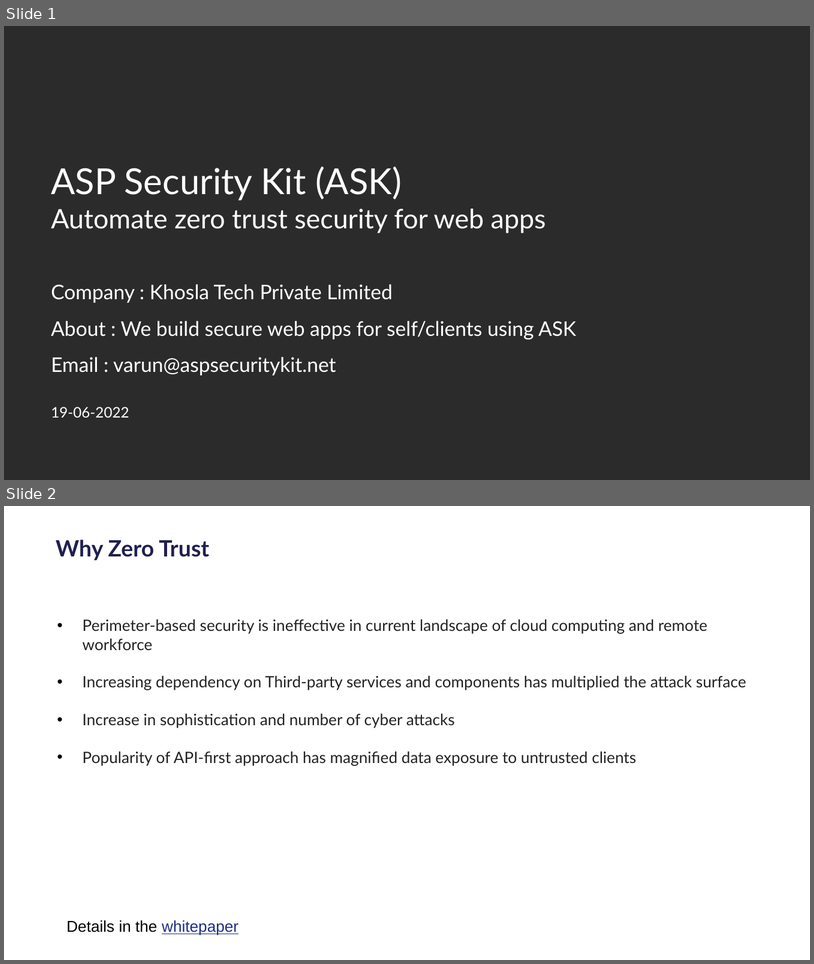
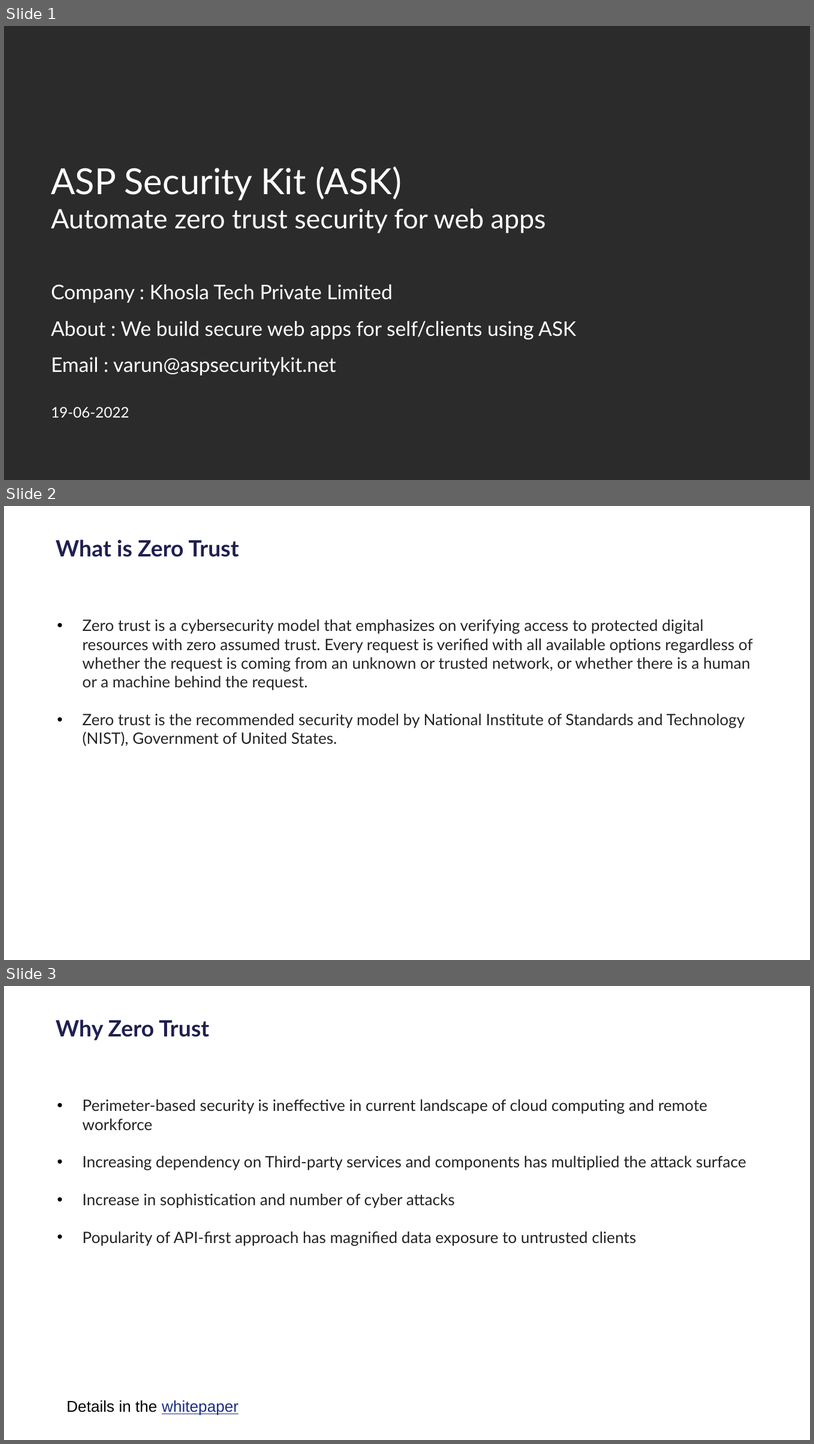
Before and after one commit to KhoslaTech/ASPSecurityKit-Code-Titans-2022, a slide deck: idea/Zero-Trust-Security-Using-ASPSecurityKit.pptx. Shown one above the other, each under a label of ours: slides 1 and 2 before the commit, slides 1, 2 and 3 after it. The pictures are 814x964 and 814x1444 pixels, drawn with LibreOffice and Linux fonts; fonts in the diff are those of the drawing; background and template pictures are left out; a plain dark background stands for a picture behind light text. Boxes give left, top, right and bottom in pixels: in the first picture for what was removed or moved away, otherwise in the second. Text is boxed around its words. In the diff, an @@ line names an element or a change of style, - is before the commit and + after.

```diff
--- a/idea/Zero-Trust-Security-Using-ASPSecurityKit.pptx
+++ b/idea/Zero-Trust-Security-Using-ASPSecurityKit.pptx
@@ slide 2 added at <box>4,506,810,960</box>, background #FFFFFF; not listed: 2 template elements that a slide beside it also shows @@
@@ title added at <box>56,540,239,557</box>, 20 pt, text #1F1F50, bold @@
+What is Zero Trust
@@ text added at <box>83,619,753,746</box>, 14 pt, text #242424 @@
+• Zero trust is a cybersecurity model that emphasizes on verifying access to protected digital resources with zero assumed trust. Every request is verified with all available options regardless of whether the request is coming from an unknown or trusted network, or whether there is a human or a machine behind the request.
+• Zero trust is the recommended security model by National Institute of Standards and Technology (NIST), Government of United States.
@@ what was slide 2 is now slide 3 @@
```
Also in this commit, not shown: 2 other slides added.
